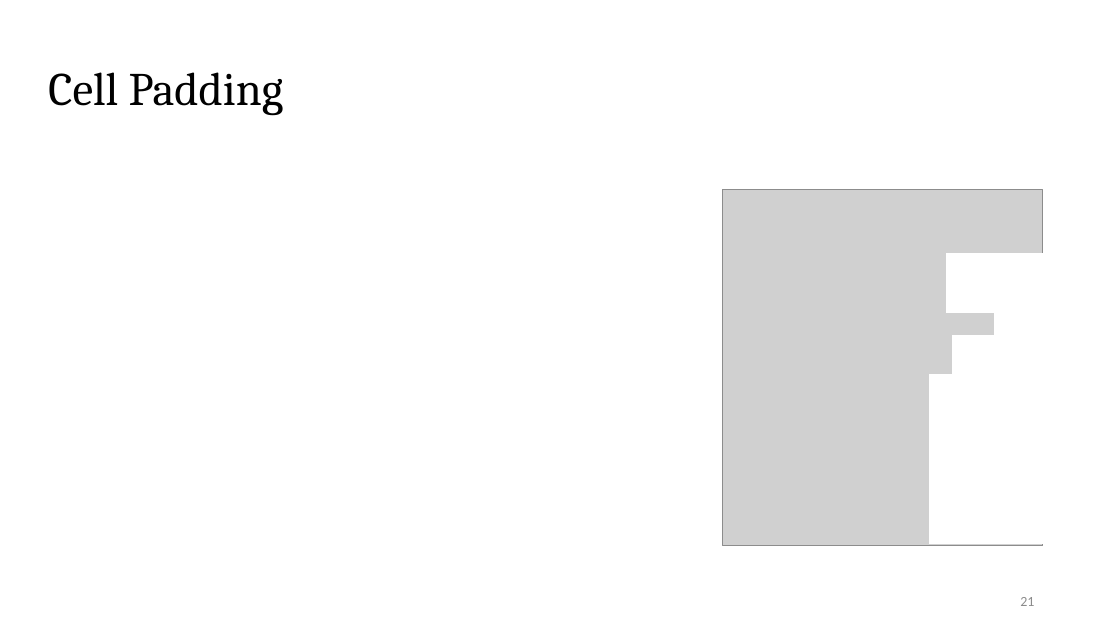
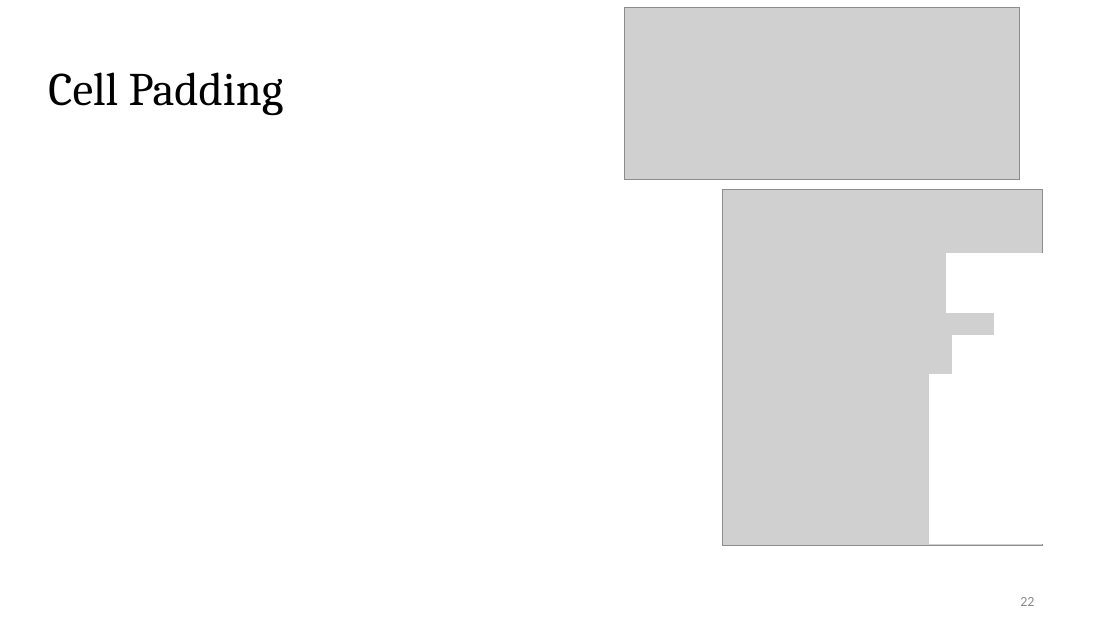
Before and after one commit to Pacific-Feng-Studuies/Studied-Papers, a slide deck: slide 23 of GM/Placement/PUFFER A Routability-Driven Placement Framework via Cell Padding/PUFFER A Routability-Driven Placement Framework via Cell Padding.pptx (slide 22 before the commit). Drawn at 1120x630 pixels with LibreOffice and Linux fonts; fonts in the diff are those of the drawing; grey boxes stand for pictures. Boxes give left, top, right and bottom in pixels: in the first picture for what was removed or moved away, otherwise in the second. Text is boxed around its words. In the diff, an @@ line names an element or a change of style, - is before the commit and + after.

```diff
--- a/GM/Placement/PUFFER A Routability-Driven Placement Framework via Cell Padding/PUFFER A Routability-Driven Placement Framework via Cell Padding.pptx
+++ b/GM/Placement/PUFFER A Routability-Driven Placement Framework via Cell Padding/PUFFER A Routability-Driven Placement Framework via Cell Padding.pptx
@@ picture added at box(624, 8, 1020, 180) @@
@@ page number at box(1020, 597, 1034, 606): text changed @@
-21
+22
```
Also in this commit, not shown: 3 other slides changed, 1 slide added.
